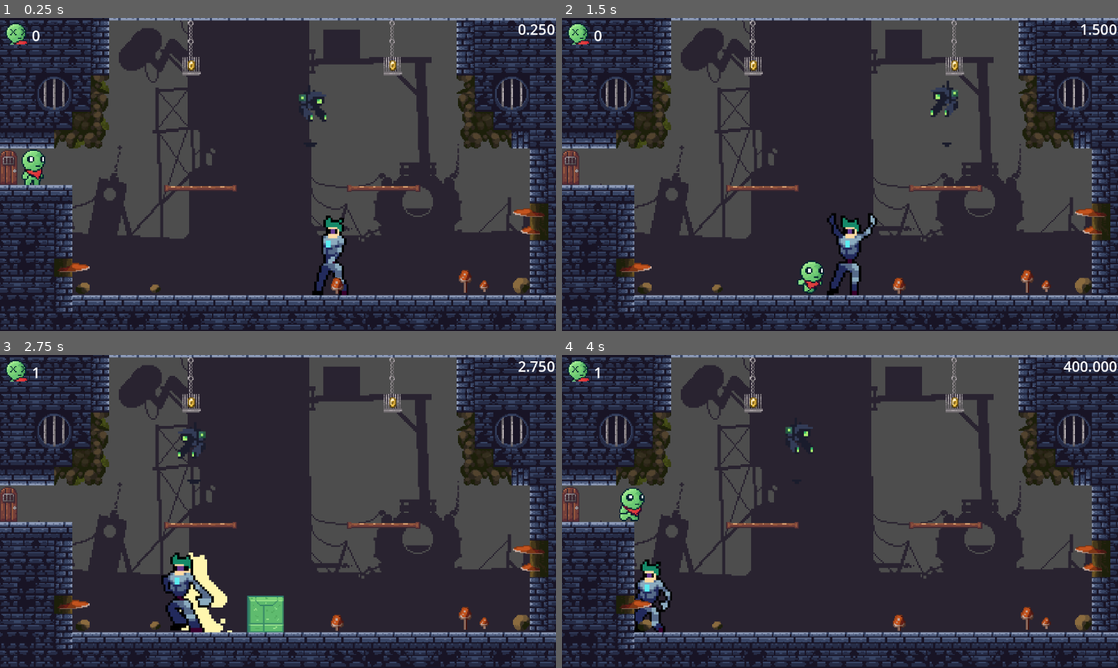
Above: before the commit, frames 1-4 (two rows, left to right).
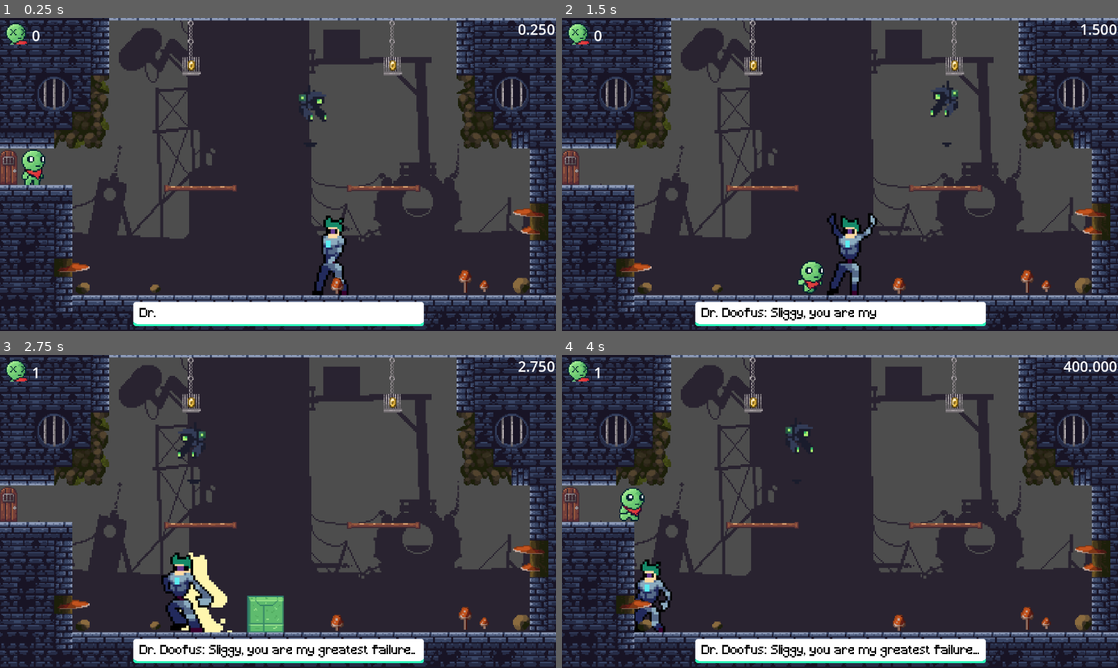
Above: after the commit, the same moments.

Repository: Jeric-Tan/Sliggy
Game: Godot game, scene res://levels/level_5.tscn
Same seed, same stepped clock (60 frames per second), same inputs: the game is played once before the commit and once after it. This scene is started directly instead of the project's main scene.
Inputs (mouse positions are in pixels of both pictures, inside the frame that each line leads up to):
- Up to frame 1 (0.25 s): no input
- Up to frame 2 (1.5 s): move the mouse to (962, 158) at 0.52 s; hold Right (right) from 0.53 s (still down); tap C (clear) at 0.6, 1.35 s; tap Up (jump) at 0.77 s; move the mouse to (728, 190) at 1.27 s
- Up to frame 3 (2.75 s): tap Up (jump) at 1.52 s; move the mouse to (333, 442) at 2.02 s; release Right (right) at 2.03 s; hold Left (left) from 2.03 s (still down); tap C (clear) at 2.1 s
- Up to frame 4 (4 s): move the mouse to (812, 574) at 2.77 s; release Left (left) at 2.78 s; hold Right (right) from 2.78 s (still down); tap C (clear) at 2.85, 3.6 s; tap Up (jump) at 3.02, 3.77 s; move the mouse to (1006, 558) at 3.52 s

The runs differ from the first frame. In frame 1, 4.1% of the frame differs, in the area x 23-77%, y 90-99%; in frame 2, 4.0%; in frame 3, 4.0%; in frame 4, 4.0%.

Commit message:
added tomb opening sound

Diff:
--- a/levels/level_5.tscn
+++ b/levels/level_5.tscn
@@ -6,6 +6,7 @@
 [ext_resource type="Script" path="res://scripts/dr_doofus.gd" id="3_ts2mo"]
 [ext_resource type="Script" path="res://scripts/right_exit.gd" id="4_1v3d8"]
 [ext_resource type="Texture2D" uid="uid://cf7nr6wsgkff5" path="res://sprites/doofus_aggro.png" id="4_urfvn"]
+[ext_resource type="AudioStream" uid="uid://cm12h8f42638q" path="res://sounds/tomb_opening.mp3" id="5_sijg0"]
 [ext_resource type="Texture2D" uid="uid://dclkr6ejpyncw" path="res://sprites/doofus_attack.png" id="5_t48h8"]
 [ext_resource type="Texture2D" uid="uid://b56yk0t40xq5v" path="res://sprites/doofus_dash.png" id="6_c5dqy"]
 [ext_resource type="Texture2D" uid="uid://dxixvydv472qj" path="res://sprites/doofus_death.png" id="7_nber6"]
@@ -382,8 +383,11 @@
 layer_2/tile_data = PackedInt32Array()
 script = ExtResource("4_1v3d8")
 
+[node name="AudioStreamPlayer" type="AudioStreamPlayer" parent="level_holder/right_exit"]
+stream = ExtResource("5_sijg0")
+
 [node name="all_tilemap" parent="level_holder" index="3"]
-z_index = 10
+z_index = 1
 position = Vector2(-3, -32)
 layer_0/name = "0"
 layer_0/tile_data = PackedInt32Array(1048579, 1114115, 6, 983043, 1114115, 6, 1114115, 1114115, 1342177286, 1179650, 1114115, 1342177286, 1245186, 1114115, 1342177286, 1179651, 1114115, 6, 1769478, 589828, 1, 1769498, 655364, 0, 1769474, 655364, 268435457)
@@ -419,6 +423,7 @@
 collision_layer = 2
 collision_mask = 2
 script = ExtResource("3_ts2mo")
+hp = 1
 
 [node name="AnimatedSprite2D" type="AnimatedSprite2D" parent="level_holder/dr_doofus"]
 position = Vector2(1, -22)
--- a/scripts/right_exit.gd
+++ b/scripts/right_exit.gd
@@ -1,6 +1,8 @@
 extends TileMap
 
 const OPENING_SPEED = 40
+
+@onready var tomb_opening_audio = $AudioStreamPlayer
 
 var opening = false
 
@@ -17,4 +19,5 @@
 		opening = false
 
 func trigger():
+	tomb_opening_audio.play()
 	opening = true
--- a/singletons/DialogManager.gd
+++ b/singletons/DialogManager.gd
@@ -30,6 +30,7 @@
 	text_box.finished_displaying.connect(_on_text_box_finished_displaying)
 	get_tree().root.add_child.call_deferred(text_box)
 	text_box.text = dialog_lines[current_line_index]
+	text_box.z_index = 2
 	text_box.global_position = text_box_position
 	# text_box.display_text(dialog_lines[current_line_index])
 	can_advance_line = false
Not shown: 1 places in levels/level_5.tscn that only renumber resources
Not shown, added: sounds/tomb_opening.mp3.import
Not shown, added: sounds/tomb_opening.mp3
